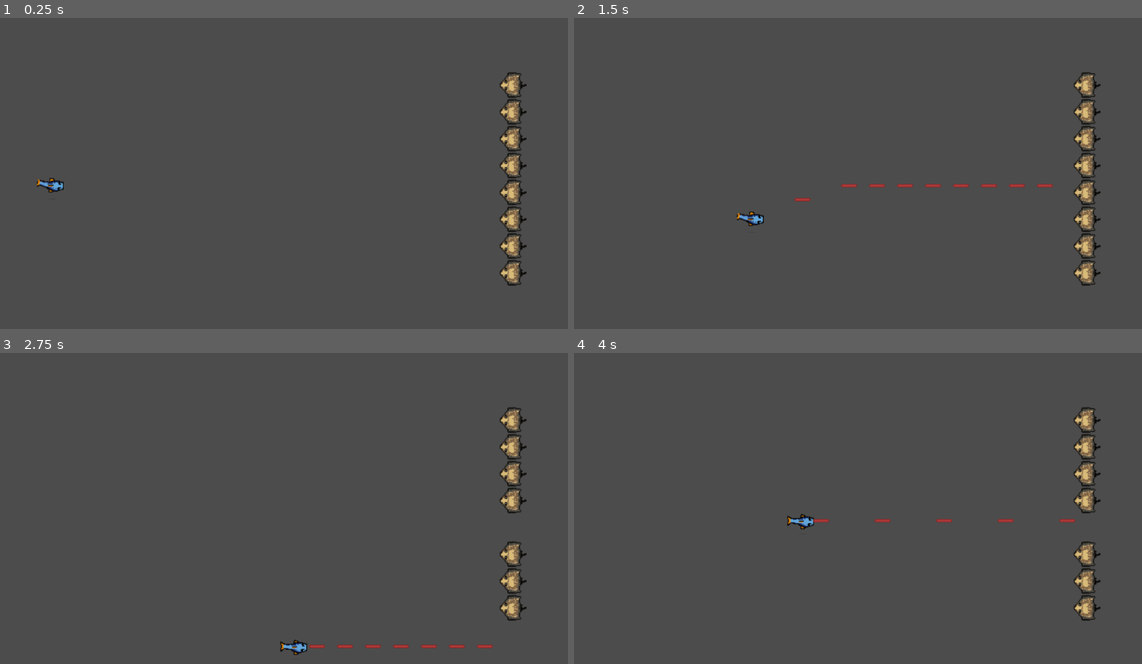
Above: before the commit, frames 1-4 (two rows, left to right).
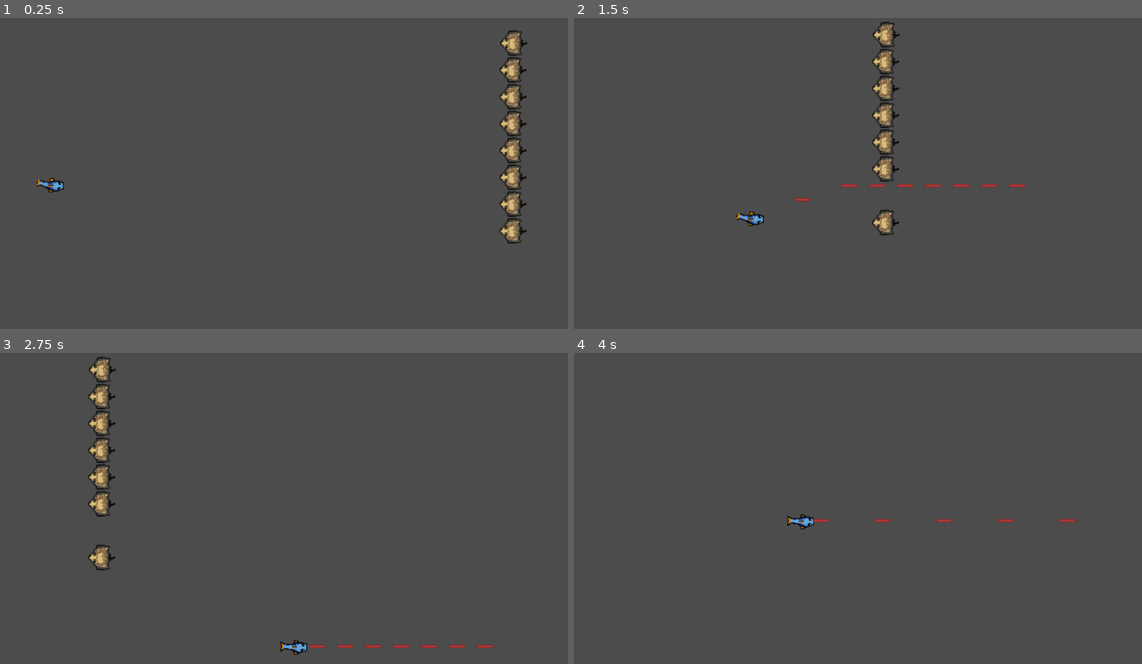
Above: after the commit, the same moments.

Repository: rcoconnor/LaserFish
Game: Godot game, scene res://MainScene.tscn
Two runs of this game, one before a commit and one after it. Both use one fixed random seed, a clock stepped at 60 frames per second and the inputs below.
Inputs:
- Up to frame 1 (0.25 s): no input
- Up to frame 2 (1.5 s): hold Right (ui_right) 0.53-1.28 s; hold Space (fire) 0.53-1.28 s; hold Down (ui_down) from 1.28 s (still down); tap Space (fire) at 1.35 s
- Up to frame 3 (2.75 s): release Down (ui_down) at 2.03 s; hold Right (ui_right) from 2.03 s (still down); hold Space (fire) from 2.03 s (still down)
- Up to frame 4 (4 s): release Right (ui_right) at 2.78 s; release Space (fire) at 2.78 s; hold Up (ui_up) 2.78-3.53 s; tap Space (fire) at 2.85 s; hold Left (ui_left) from 3.53 s (still down); hold Space (fire) from 3.53 s (still down)

The runs differ from the first frame. In frame 1, 2.3% of the frame differs, in the area x 88-93%, y 3-86%; in frame 2, 3.1%, in the area x 52-93%, y 1-86%; in frame 3, 2.9%; in frame 4, 1.5%.

Commit message:
added enemy movement

Diff:
--- a/Enemy/Enemy.gd
+++ b/Enemy/Enemy.gd
@@ -6,12 +6,28 @@
 # Declare member variables here. Examples:
 # var a = 2
 # var b = "text"
+var velocity = Vector2.ZERO
 
+# The list of the possible directions
+var directions = [Vector2.UP, Vector2.LEFT, Vector2.DOWN, Vector2.RIGHT]
+var cur_index = 0
+
+export var speed = 300
+
+signal hit_wall
 
 # Called when the node enters the scene tree for the first time.
 func _ready():
 	Bullet = load("res://Bullet/Bullet.gd")
+	var cur_direction = directions[0]
+	print("cur_direction: ", cur_direction)
 	pass # Replace with function body.
+
+
+func _physics_process(_delta):
+	velocity.x = directions[cur_index].x * speed
+	velocity.y = directions[cur_index].y * speed
+	velocity = move_and_slide(velocity, Vector2.UP)
 
 
 func _on_Area2D_area_entered(area):
@@ -19,7 +35,12 @@
 		area.get_parent().queue_free()
 		# FIXME: should play death animation
 		queue_free()
+	if area.get_name() == "TopWall" or area.get_name() == "BottomWall":
+		emit_signal("hit_wall")
 
+func _change_direction():
+	cur_index += 1
+	if (cur_index >= 4): cur_index = 0
 
 # Called every frame. 'delta' is the elapsed time since the previous frame.
 #func _process(delta):
--- a/Enemy/Enemy.tscn
+++ b/Enemy/Enemy.tscn
@@ -28,4 +28,5 @@
 [node name="CollisionShape2D2" type="CollisionShape2D" parent="Area2D"]
 shape = SubResource( 1 )
 
+[connection signal="visibility_changed" from="CollisionShape2D" to="." method="_on_CollisionShape2D_visibility_changed"]
 [connection signal="area_entered" from="Area2D" to="." method="_on_Area2D_area_entered"]
--- /dev/null
+++ b/EnemyController/EnemyController.gd
@@ -0,0 +1,27 @@
+extends Node2D
+
+class_name EnemyController
+
+# Enemy Controller class
+export var cooldown = 5.0
+
+
+# Vectors containing the four directions the enemies will move
+
+
+
+func _ready():
+	for i in range(get_child_count()):
+		if "Enemy" in get_child(i).get_name():
+			var _val = get_child(i).connect("hit_wall", self, "_on_wall_entered")
+
+func _on_wall_entered():
+	for each_child in get_children():
+		each_child._change_direction()
+
+func _process(delta):
+	# subtract the time delta from cooldown
+	cooldown -= delta
+	if(cooldown <= 0):
+		cooldown = 5.0
+		print("cooldown refresh")
--- a/Enemies/Enemies.tscn
+++ b/EnemyController/EnemyController.tscn
@@ -1,10 +1,13 @@
-[gd_scene load_steps=2 format=2]
+[gd_scene load_steps=3 format=2]
 
 [ext_resource path="res://Enemy/Enemy.tscn" type="PackedScene" id=1]
+[ext_resource path="res://EnemyController/EnemyController.gd" type="Script" id=2]
 
-[node name="Enemies" type="Node2D"]
+[node name="EnemyController" type="Node2D"]
+script = ExtResource( 2 )
 
 [node name="Enemy" parent="." instance=ExtResource( 1 )]
+position = Vector2( 1.33484, 0 )
 
 [node name="Enemy2" parent="." instance=ExtResource( 1 )]
 position = Vector2( 0, 48 )
--- a/MainScene.tscn
+++ b/MainScene.tscn
@@ -1,12 +1,28 @@
-[gd_scene load_steps=3 format=2]
+[gd_scene load_steps=4 format=2]
 
 [ext_resource path="res://Player/Player.tscn" type="PackedScene" id=1]
-[ext_resource path="res://Enemies/Enemies.tscn" type="PackedScene" id=2]
+[ext_resource path="res://EnemyController/EnemyController.tscn" type="PackedScene" id=2]
 
-[node name="Node2D" type="Node2D"]
+[sub_resource type="RectangleShape2D" id=1]
+extents = Vector2( 510.722, 10 )
+
+[node name="Level" type="Node2D"]
 
 [node name="Player" parent="." instance=ExtResource( 1 )]
 position = Vector2( 98.951, 300 )
 
-[node name="Enemies" parent="." instance=ExtResource( 2 )]
+[node name="EnemyController" parent="." instance=ExtResource( 2 )]
 position = Vector2( 925.971, 120 )
+
+[node name="TopWall" type="Area2D" parent="."]
+
+[node name="CollisionShape2D" type="CollisionShape2D" parent="TopWall"]
+position = Vector2( 512, 0 )
+shape = SubResource( 1 )
+
+[node name="BottomWall" type="Area2D" parent="."]
+position = Vector2( 0, 600 )
+
+[node name="CollisionShape2D" type="CollisionShape2D" parent="BottomWall"]
+position = Vector2( 512, 0 )
+shape = SubResource( 1 )
--- a/project.godot
+++ b/project.godot
@@ -7,6 +7,22 @@
 ;   param=value ; assign values to parameters
 
 config_version=4
+
+_global_script_classes=[ {
+"base": "KinematicBody2D",
+"class": "Enemy",
+"language": "GDScript",
+"path": "res://Enemy/Enemy.gd"
+}, {
+"base": "Node2D",
+"class": "EnemyController",
+"language": "GDScript",
+"path": "res://EnemyController/EnemyController.gd"
+} ]
+_global_script_class_icons={
+"Enemy": "",
+"EnemyController": ""
+}
 
 [application]
 
Not shown, added: EnemyController/logs/godot.log
